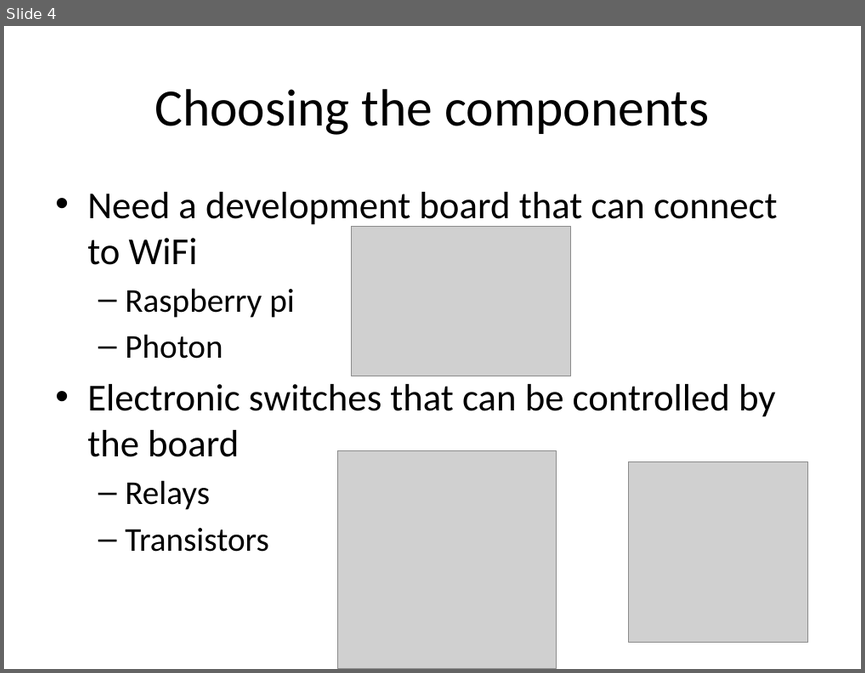
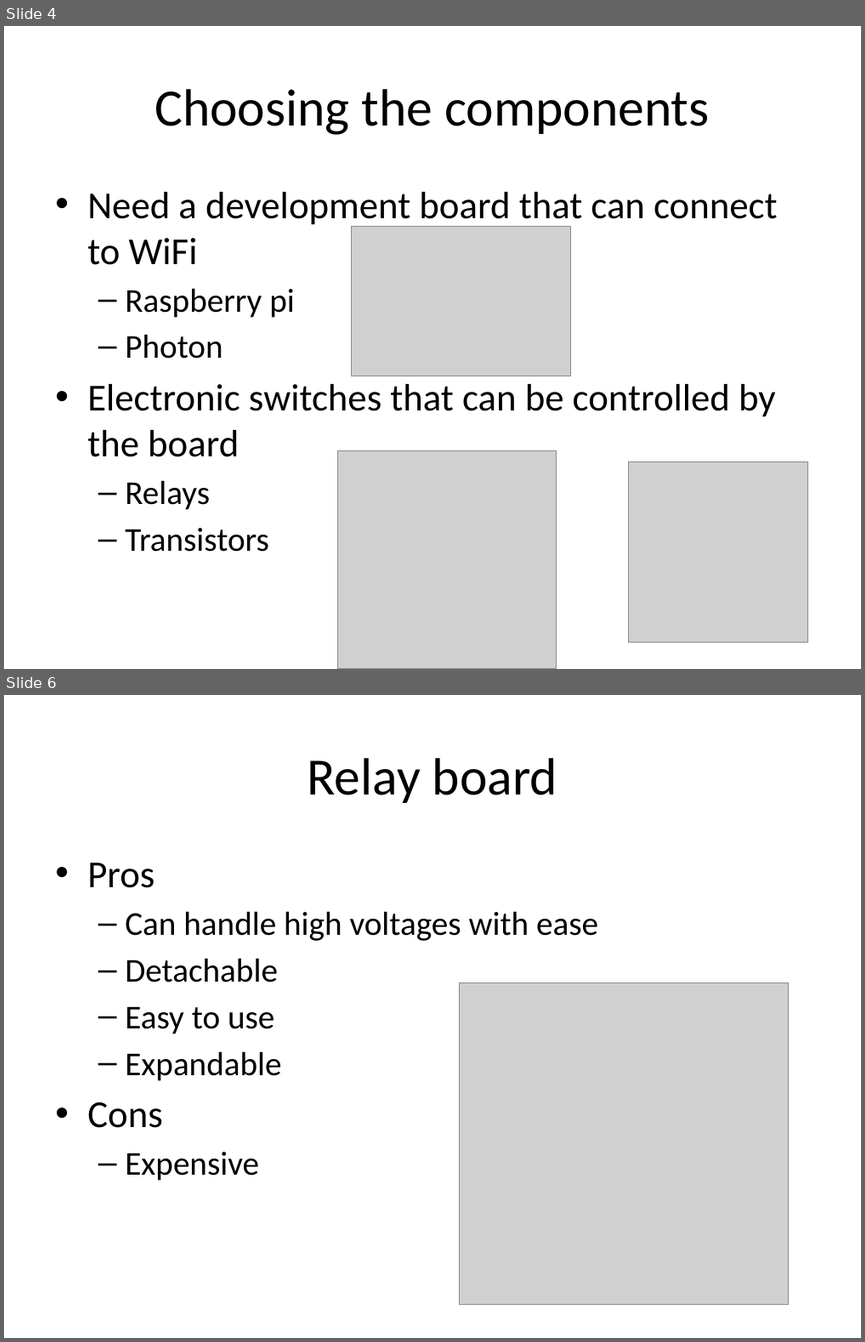
Before and after one commit to AngrySaltyFish/EPQ, a slide deck: EPQ – Artefact.pptx. Shown one above the other, each under a label of ours: slide 4 before the commit, slides 4 and 6 after it; the slides between them are not shown. The pictures are 865x673 and 865x1342 pixels, drawn with LibreOffice and Linux fonts; fonts in the diff are those of the drawing; grey boxes stand for pictures. Boxes give left, top, right and bottom in pixels: in the first picture for what was removed or moved away, otherwise in the second. Text is boxed around its words. In the diff, an @@ line names an element or a change of style, - is before the commit and + after.

```diff
--- a/EPQ – Artefact.pptx
+++ b/EPQ – Artefact.pptx
@@ slide 6 added at bbox=[4, 695, 861, 1338], background #FFFFFF @@
@@ title added at bbox=[307, 758, 557, 803], 44 pt, text #000000 @@
+Relay board
@@ text added at bbox=[87, 862, 598, 1180], 28 pt, text #000000 @@
+• Pros
+  – Can handle high voltages with ease
+  – Detachable
+  – Easy to use
+  – Expandable
+• Cons
+  – Expensive
@@ picture added at bbox=[459, 983, 788, 1304] @@
```
Also in this commit, not shown: 9 other slides added, 1 other file.
